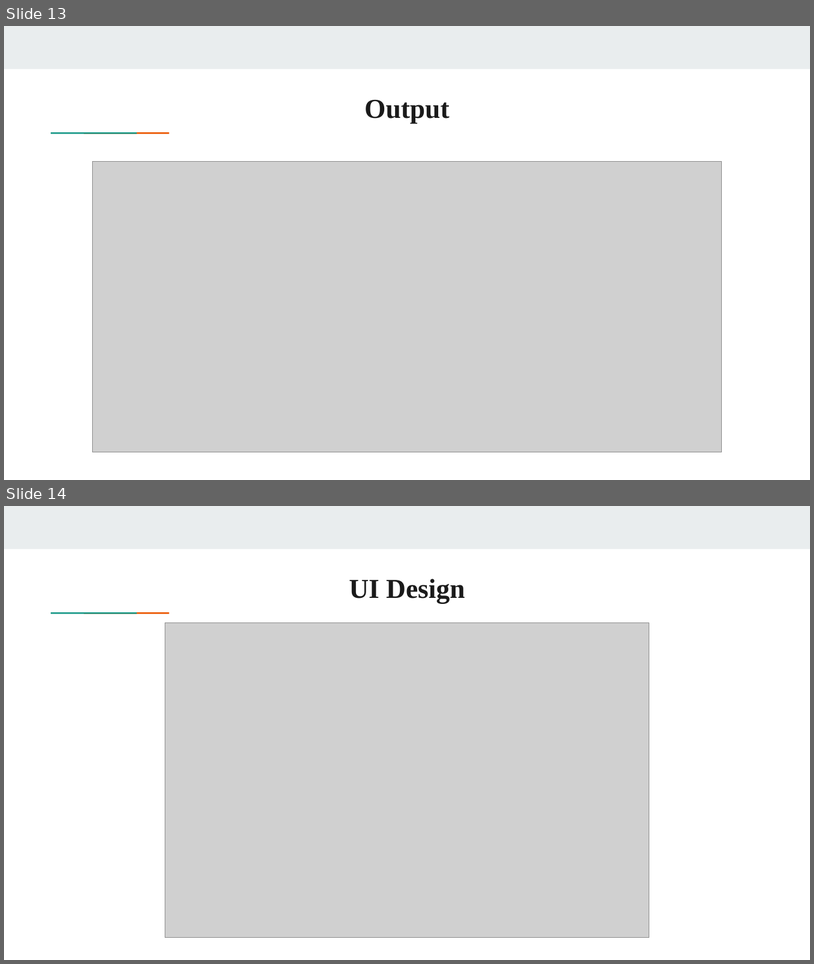
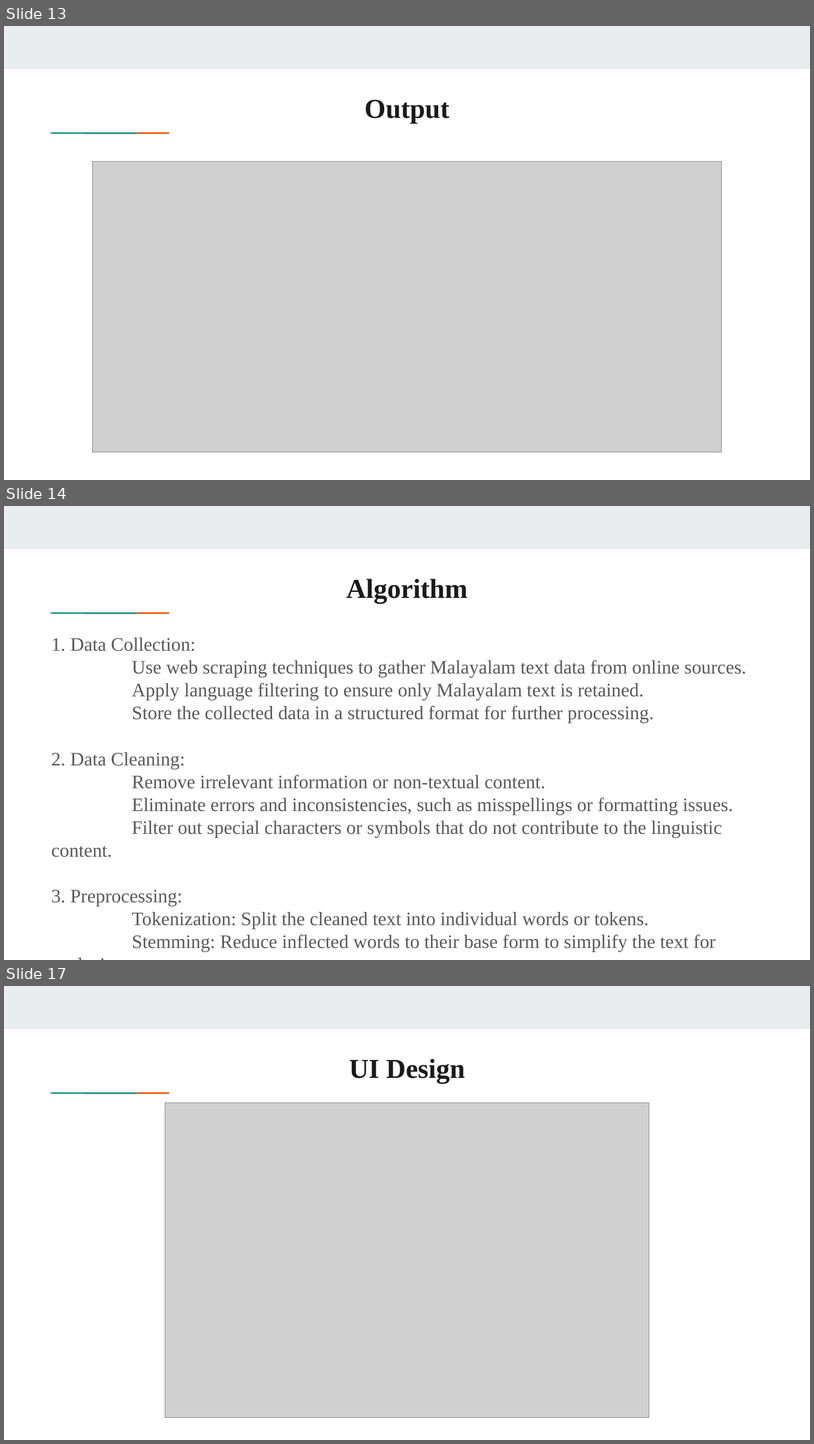
Before and after one commit to gauthamcsudheer/Malayalam-Parser, a slide deck: Presentations/DesignPresentation.pptx. Shown one above the other, each under a label of ours: slides 13 and 14 before the commit, slides 13, 14 and 17 after it; the slides between them are not shown. The pictures are 814x964 and 814x1444 pixels, drawn with LibreOffice and Linux fonts; fonts in the diff are those of the drawing; grey boxes stand for pictures. Boxes give left, top, right and bottom in pixels: in the first picture for what was removed or moved away, otherwise in the second. Text is boxed around its words. In the diff, an @@ line names an element or a change of style, - is before the commit and + after.

```diff
--- a/Presentations/DesignPresentation.pptx
+++ b/Presentations/DesignPresentation.pptx
@@ slide 14 added at [4, 506, 810, 960], background #FFFFFF; not listed: 3 template elements that a slide beside it also shows @@
@@ title added at [347, 579, 468, 603], 24.4 pt, text #1A1A1A, bold @@
+Algorithm
@@ text added at [51, 637, 747, 952], 17 pt, text #595959 @@
+1. Data Collection:
+Use web scraping techniques to gather Malayalam text data from online sources.
+Apply language filtering to ensure only Malayalam text is retained.
+Store the collected data in a structured format for further processing.
+2. Data Cleaning:
+Remove irrelevant information or non-textual content.
+Eliminate errors and inconsistencies, such as misspellings or formatting issues.
+Filter out special characters or symbols that do not contribute to the linguistic content.
+3. Preprocessing:
+Tokenization: Split the cleaned text into individual words or tokens.
+Stemming: Reduce inflected words to their base form to simplify the text for analysis.
@@ what was slide 14 is now slide 17 @@
```
Also in this commit, not shown: 1 slide changed, 6 other slides added, 10 other files.
